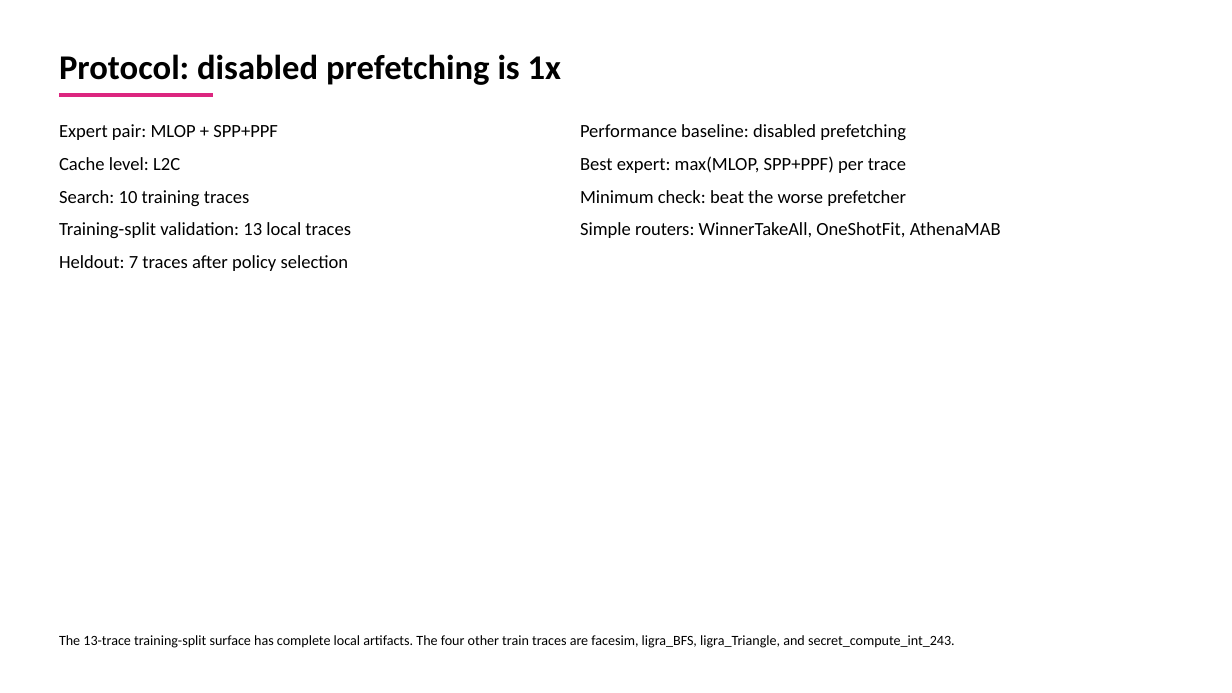
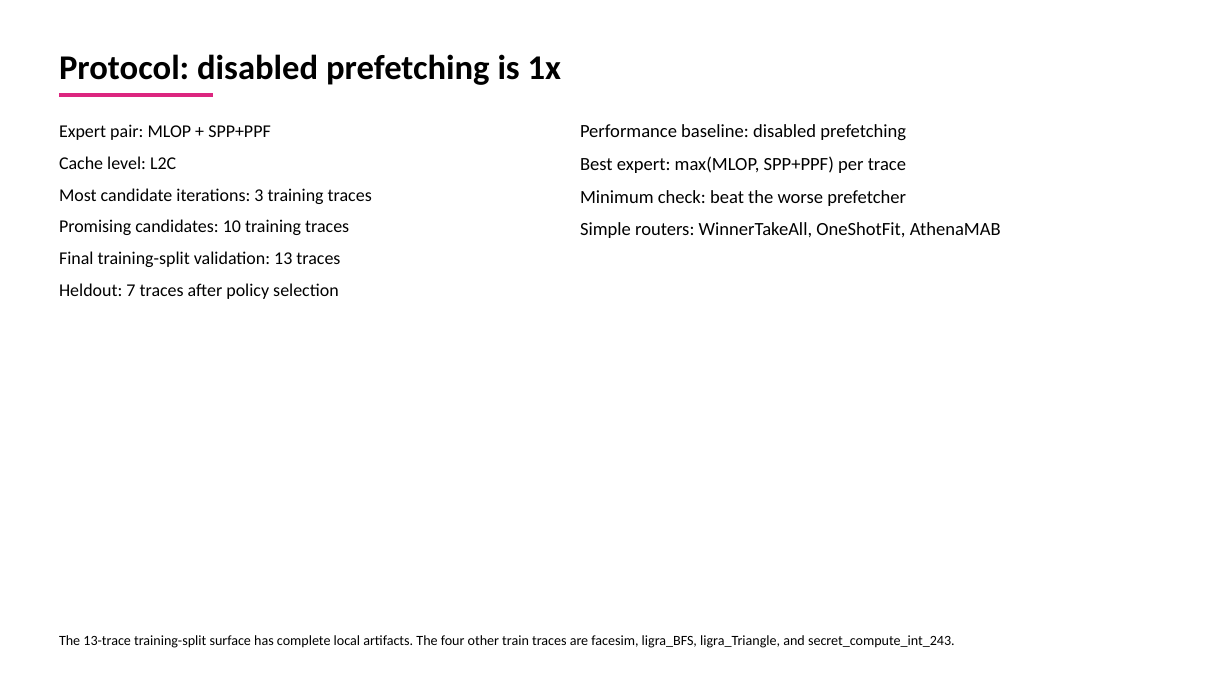
Before and after one commit to GithuBarry/Mixture-of-Prefetchers, a slide deck: slide 3 of slides/mop_stage2_final/output/output.pptx. Drawn at 1232x693 pixels with LibreOffice and Linux fonts; fonts in the diff are those of the drawing. Boxes give left, top, right and bottom in pixels: in the first picture for what was removed or moved away, otherwise in the second. Text is boxed around its words. In the diff, an @@ line names an element or a change of style, - is before the commit and + after.

```diff
--- a/slides/mop_stage2_final/output/output.pptx
+++ b/slides/mop_stage2_final/output/output.pptx
@@ text added at [59, 188, 372, 204], 21 pt, text #000000 @@
+Most candidate iterations: 3 training traces
@@ text at [59, 219, 349, 235]: text changed; size 21.8 to 21 pt @@
-Search: 10 training traces
+Promising candidates: 10 training traces
@@ text at [59, 251, 340, 267]: text changed; size 21.8 to 21 pt @@
-Training-split validation: 13 local traces
+Final training-split validation: 13 traces
@@ size 21.8 to 21 pt in 3 elements at [59, 124, 271, 140], [59, 156, 176, 169], [59, 283, 339, 299] @@
@@ text "Heldout: 7 traces after policy ...": place and size @@
-text "Heldout: 7 traces after policy ..." at [59, 255, 349, 271]
+text "Heldout: 7 traces after policy ..." at [59, 283, 339, 299]
```
Also in this commit, not shown: 3 other slides changed, 13 other files.
